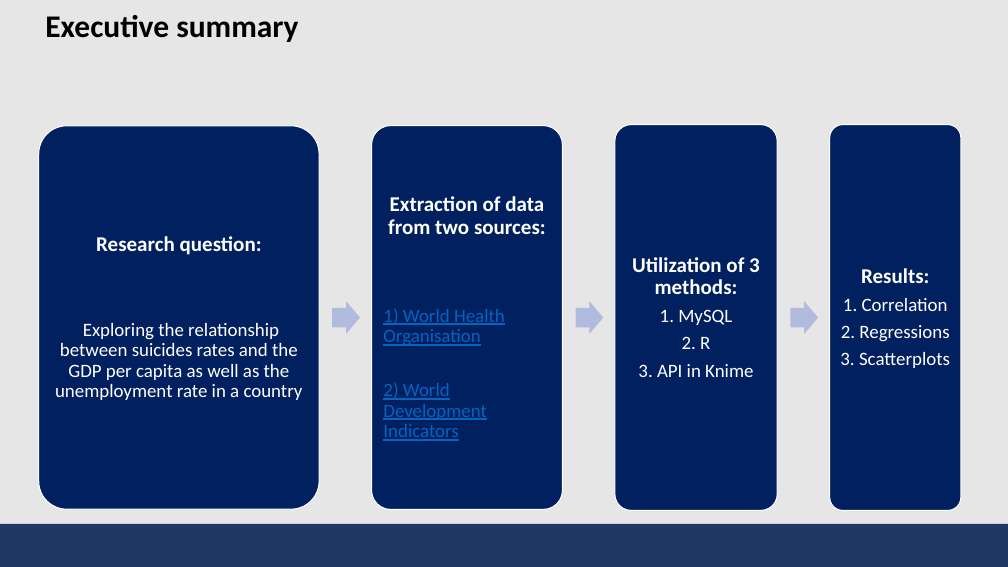
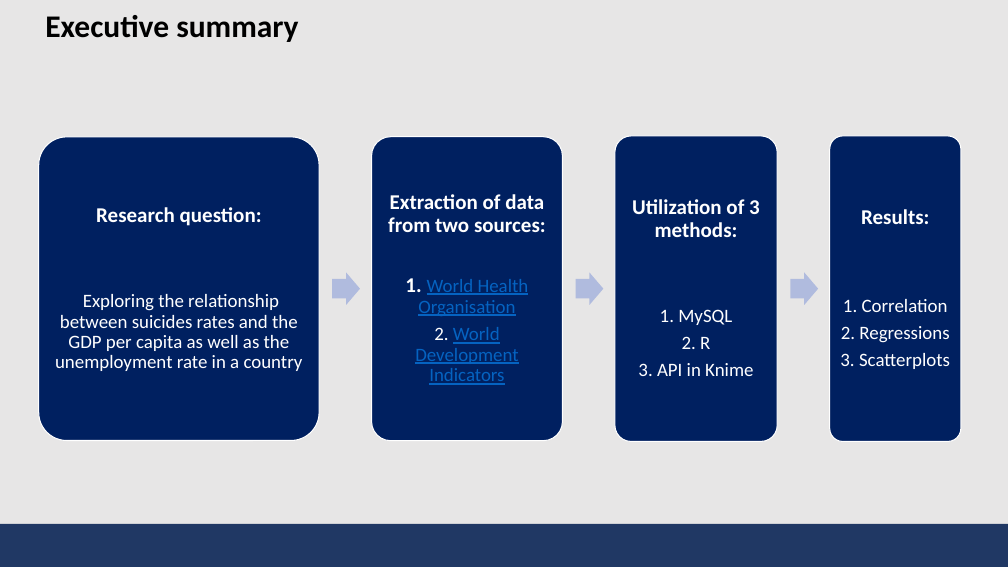
Before and after one commit to bmbln/Team_Manila, a slide deck: slide 2 of DE Term Project/DE_TeamManila_Presentation.pptx. Drawn at 1008x567 pixels with LibreOffice and Linux fonts; fonts in the diff are those of the drawing. Boxes give left, top, right and bottom in pixels: in the first picture for what was removed or moved away, otherwise in the second. Text is boxed around its words. In the diff, an @@ line names an element or a change of style, - is before the commit and + after.

```diff
--- a/DE Term Project/DE_TeamManila_Presentation.pptx
+++ b/DE Term Project/DE_TeamManila_Presentation.pptx
@@ rounded rectangle: place and size @@
-rounded rectangle at <box>39,126,319,509</box>
+rounded rectangle at <box>39,137,319,441</box>
@@ text "Research question:": place and size @@
-text "Research question:" at <box>55,236,303,400</box>
+text "Research question:" at <box>55,207,303,371</box>
@@ rounded rectangle: place and size @@
-rounded rectangle at <box>372,126,563,510</box>
+rounded rectangle at <box>372,137,563,441</box>
@@ rounded rectangle: place and size @@
-rounded rectangle at <box>615,125,777,510</box>
+rounded rectangle at <box>615,136,777,442</box>
@@ text "Utilization of 3 methods:" rewrapped from <box>632,257,760,377</box> to <box>632,199,760,376</box> @@
@@ rounded rectangle: place and size @@
-rounded rectangle at <box>830,125,961,510</box>
+rounded rectangle at <box>830,136,961,442</box>
@@ text "Results:" rewrapped from <box>840,268,950,368</box> to <box>840,209,950,369</box> @@
@@ text at <box>405,278,529,385</box>: text changed @@
-1) World Health Organisation
-2) World Development Indicators
+1. World Health Organisation
+2. World Development Indicators
@@ 3 right arrows: place and size @@
-3 right arrows at <box>332,301,818,333</box>
+3 right arrows at <box>332,272,818,305</box>
```
Also in this commit, not shown: 1 other slide changed, 2 slides added, 3 slides removed.
